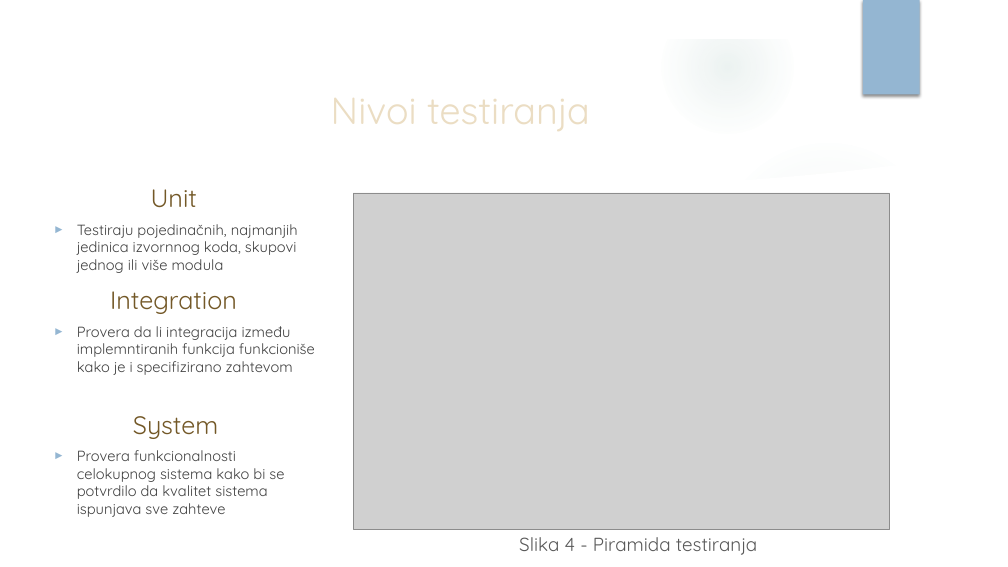
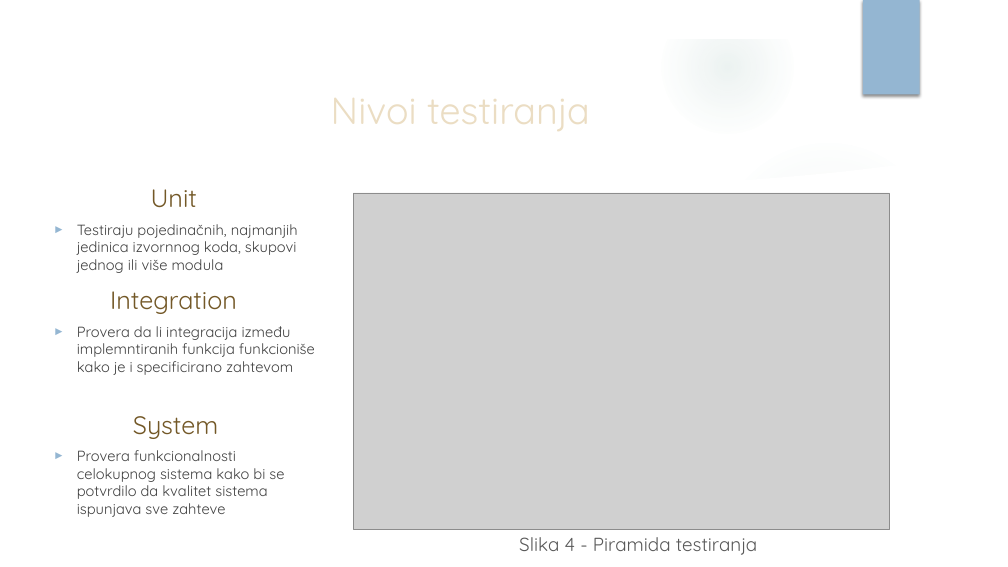
Before and after one commit to vhristov97/Prezentacija, a slide deck: slide 6 of UnitTestingFrameworks_VH_JN.pptx. Drawn at 1008x567 pixels with LibreOffice and Linux fonts; fonts in the diff are those of the drawing; grey boxes stand for pictures; background and template pictures are left out. Boxes give left, top, right and bottom in pixels: in the first picture for what was removed or moved away, otherwise in the second. Text is boxed around its words. In the diff, an @@ line names an element or a change of style, - is before the commit and + after.

```diff
--- a/UnitTestingFrameworks_VH_JN.pptx
+++ b/UnitTestingFrameworks_VH_JN.pptx
@@ text at (77, 326, 315, 375): text changed @@
-► Provera da li integracija između implemntiranih funkcija funkcioniše kako je i specifizirano zahtevom
+► Provera da li integracija između implemntiranih funkcija funkcioniše kako je i specificirano zahtevom
```
Also in this commit, not shown: 3 other slides changed, 1 slide added.
